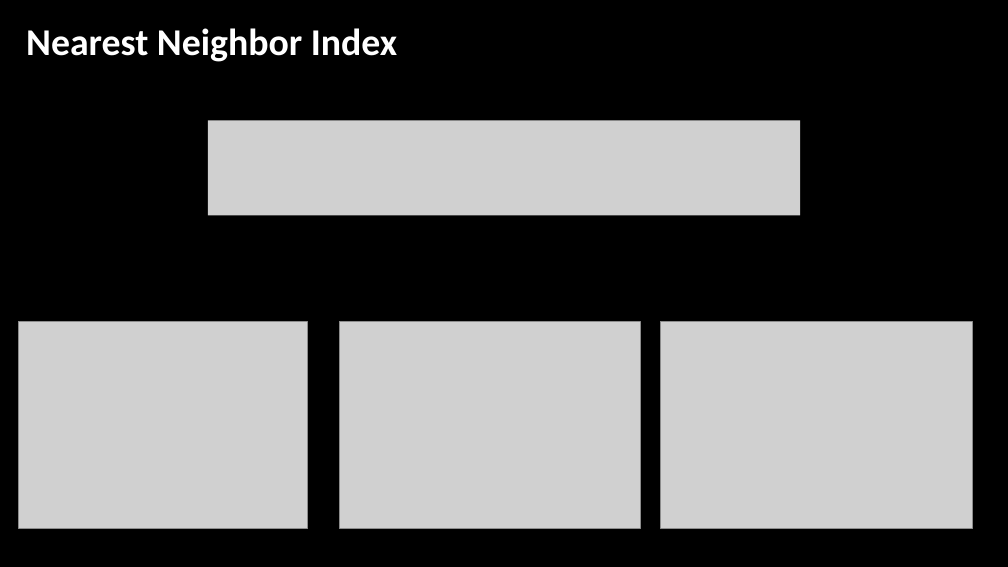
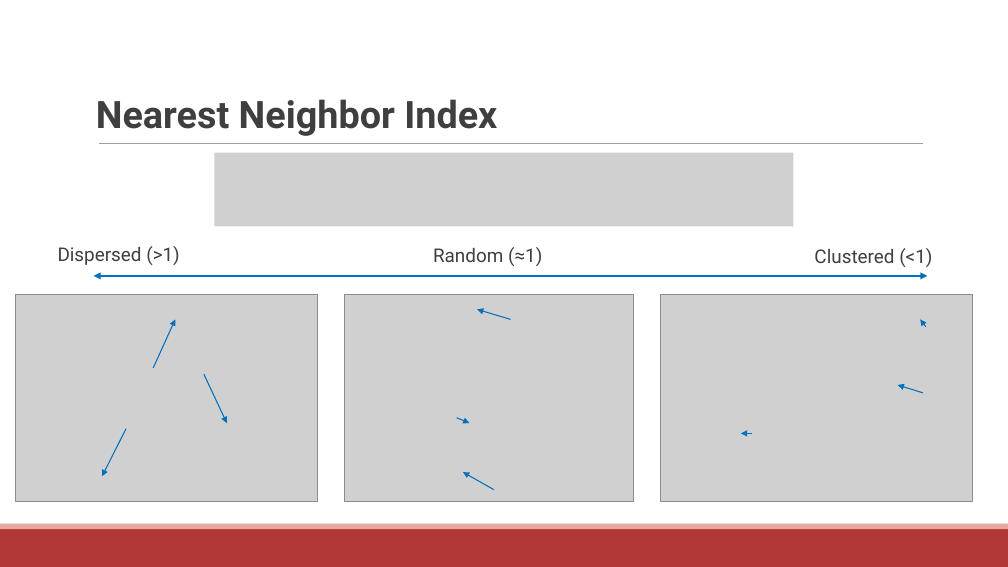
Before and after one commit to communitymaplab/geog4300_datascience, a slide deck: slide 3 of in_class_slides/geog4300_L10-Point pattern analysis and MAUP.pptx. Drawn at 1008x567 pixels with LibreOffice and Linux fonts; fonts in the diff are those of the drawing; grey boxes stand for pictures; background and template pictures are left out. Boxes give left, top, right and bottom in pixels: in the first picture for what was removed or moved away, otherwise in the second. Text is boxed around its words. In the diff, an @@ line names an element or a change of style, - is before the commit and + after.

```diff
--- a/in_class_slides/geog4300_L10-Point pattern analysis and MAUP.pptx
+++ b/in_class_slides/geog4300_L10-Point pattern analysis and MAUP.pptx
@@ background picture (left out) to #FFFFFF @@
@@ text "Nearest Neighbor Index": place and size @@
-text "Nearest Neighbor Index" at bbox=[26, 28, 397, 62]
+text "Nearest Neighbor Index" at bbox=[96, 99, 497, 136]
@@ text "Nearest Neighbor Index" at bbox=[96, 99, 497, 136]: font Calibri to Roboto, text colour #FFFFFF to #3F3F3F @@
@@ line added from (99, 144) to (923, 144), #9F9F9F 0.5 pt @@
@@ picture: place and size @@
-picture at bbox=[208, 120, 800, 216]
+picture at bbox=[215, 153, 794, 227]
@@ text added at bbox=[58, 246, 180, 265], 18 pt, text #3F3F3F @@
+Dispersed (>1)
@@ text added at bbox=[433, 247, 542, 266], 18 pt, text #3F3F3F @@
+Random (≈1)
@@ text added at bbox=[814, 248, 932, 267], 18 pt, text #3F3F3F @@
+Clustered (<1)
@@ picture: place and size @@
-picture at bbox=[340, 322, 641, 529]
+picture at bbox=[16, 295, 318, 501]
@@ double arrow added from (94, 276) to (928, 276), #0070C0 2.25 pt @@
@@ picture: place and size @@
-picture at bbox=[19, 322, 308, 529]
+picture at bbox=[344, 295, 633, 501]
@@ picture: place and size @@
-picture at bbox=[660, 322, 972, 529]
+picture at bbox=[660, 295, 972, 501]
@@ arrow added from (154, 368) to (175, 320), #0070C0 1 pt @@
@@ arrow added from (510, 320) to (477, 309), #0070C0 1 pt @@
@@ arrow added from (926, 327) to (920, 320), #0070C0 1 pt @@
@@ arrow added from (204, 374) to (227, 423), #0070C0 1 pt @@
@@ arrow added from (923, 393) to (898, 385), #0070C0 1 pt @@
@@ arrow added from (457, 417) to (470, 423), #0070C0 1 pt @@
@@ arrow added from (126, 429) to (102, 476), #0070C0 1 pt @@
@@ arrow added from (752, 433) to (741, 433), #0070C0 1 pt @@
@@ arrow added from (494, 490) to (463, 473), #0070C0 1 pt @@
@@ rectangle added at bbox=[0, 529, 1008, 567], fill #B23838 @@
@@ rectangle added at bbox=[0, 524, 1008, 529], fill #E5A99F @@
```
Also in this commit, not shown: 8 other slides changed, 1 slide added, 4 slides removed, 2 other files.
